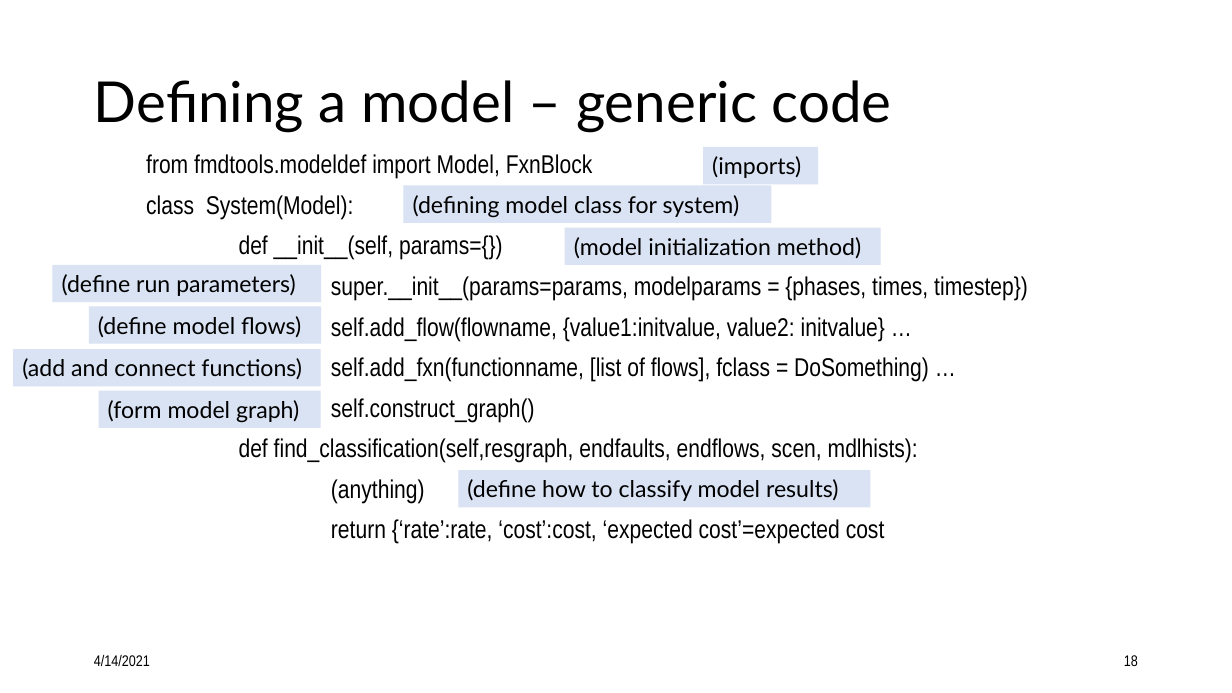
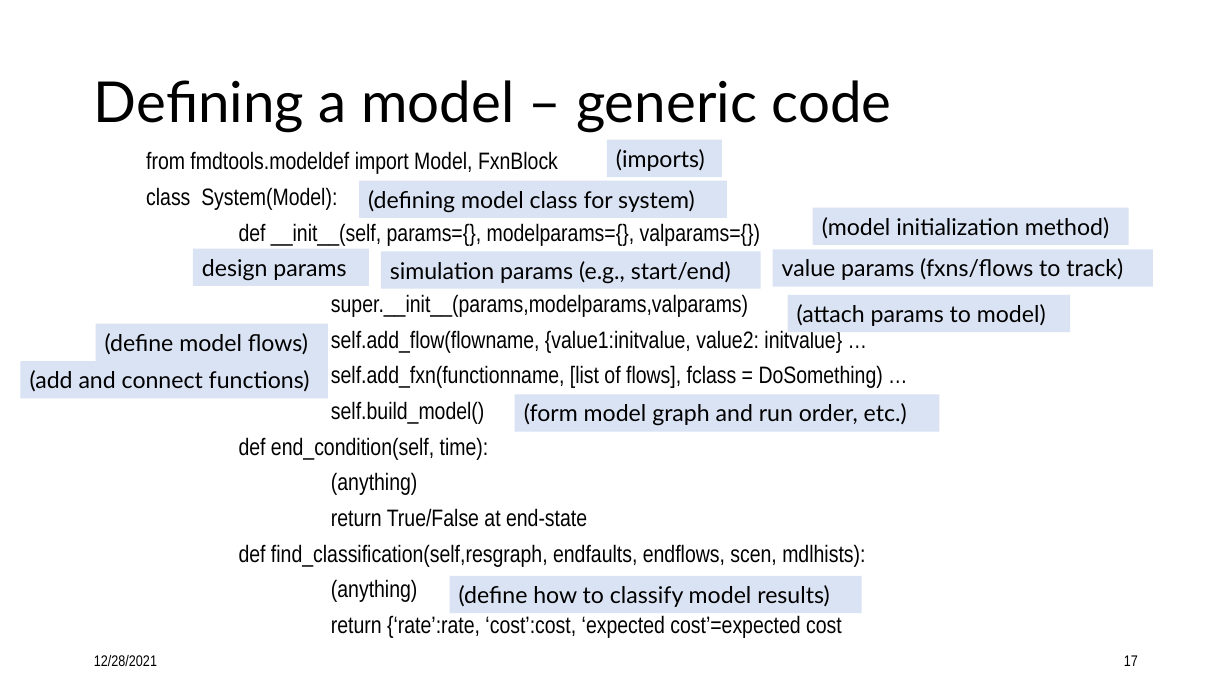
Before and after one commit to nasa/fmdtools, a slide deck: slide 17 of docs/Intro to fmdtools.pptx (slide 18 before the commit). Drawn at 1232x693 pixels with LibreOffice and Linux fonts; fonts in the diff are those of the drawing. Boxes give left, top, right and bottom in pixels: in the first picture for what was removed or moved away, otherwise in the second. Text is boxed around its words. In the diff, an @@ line names an element or a change of style, - is before the commit and + after.

```diff
--- a/docs/Intro to fmdtools.pptx
+++ b/docs/Intro to fmdtools.pptx
@@ rectangle "(imports)" moved from (x1=703, y1=147, x2=819, y2=184) to (x1=607, y1=140, x2=723, y2=177) @@
@@ text at (x1=146, y1=151, x2=883, y2=638): size 20 to 18.5 pt in "from fmdtools.modeldef import Model, FxnBlock", "class System(Model):", "self.add_flow(flowname, {value1:initvalue, value2: initvalue ...", "self.add_fxn(functionname, [list of flows], fclass = DoSomet ..." and 3 more places; line spacing 0.9 to 0.8 @@
@@ rectangle "(defining model class for system)" moved from (x1=404, y1=186, x2=772, y2=223) to (x1=360, y1=181, x2=727, y2=218) @@
@@ rectangle "(model initialization method)" moved from (x1=565, y1=227, x2=881, y2=264) to (x1=813, y1=208, x2=1129, y2=245) @@
@@ text at (x1=239, y1=223, x2=761, y2=317): text changed; size 20 to 18.5 pt @@
-def __init__(self, params={})
-super.__init__(params=params, modelparams = {phases, times, timestep})
+def __init__(self, params={}, modelparams={}, valparams={})
+super.__init__(params,modelparams,valparams)
@@ rectangle removed at (x1=53, y1=265, x2=322, y2=302) @@
-(define run parameters)
@@ rectangle added at (x1=193, y1=249, x2=369, y2=286), fill #DAE3F3, 18 pt, text #000000 @@
+design params
@@ rectangle added at (x1=381, y1=251, x2=761, y2=288), fill #DAE3F3, 18 pt, text #000000 @@
+simulation params (e.g., start/end)
@@ rectangle added at (x1=773, y1=250, x2=1153, y2=287), fill #DAE3F3, 18 pt, text #000000 @@
+value params (fxns/flows to track)
@@ rectangle added at (x1=787, y1=295, x2=1070, y2=332), fill #DAE3F3, 18 pt, text #000000 @@
+(attach params to model)
@@ rectangle "(define model flows)" moved from (x1=89, y1=307, x2=322, y2=344) to (x1=95, y1=323, x2=328, y2=360) @@
@@ rectangle "(add and connect functions)" moved from (x1=13, y1=349, x2=321, y2=386) to (x1=20, y1=361, x2=328, y2=398) @@
@@ text at (x1=239, y1=401, x2=587, y2=527): text changed; size 20 to 18.5 pt @@
-self.construct_graph()
+self.build_model()
+def end_condition(self, time):
+(anything)
+return True/False at end-state
@@ rectangle "(form model graph and run ..." resized from (x1=99, y1=391, x2=321, y2=428) to (x1=515, y1=395, x2=940, y2=432) @@
@@ text in rectangle at (x1=524, y1=403, x2=907, y2=426): text changed @@
-(form model graph)
+(form model graph and run order, etc.)
@@ rectangle "(define how to classify model ..." moved from (x1=458, y1=470, x2=871, y2=507) to (x1=450, y1=576, x2=862, y2=613) @@
@@ text at (x1=94, y1=655, x2=157, y2=666): text changed @@
-4/14/2021
+12/28/2021
@@ page number at (x1=1124, y1=655, x2=1138, y2=666): text changed @@
-18
+17
```
Also in this commit, not shown: 32 other slides changed, 5 slides added, 3 slides removed, 14 other files.
